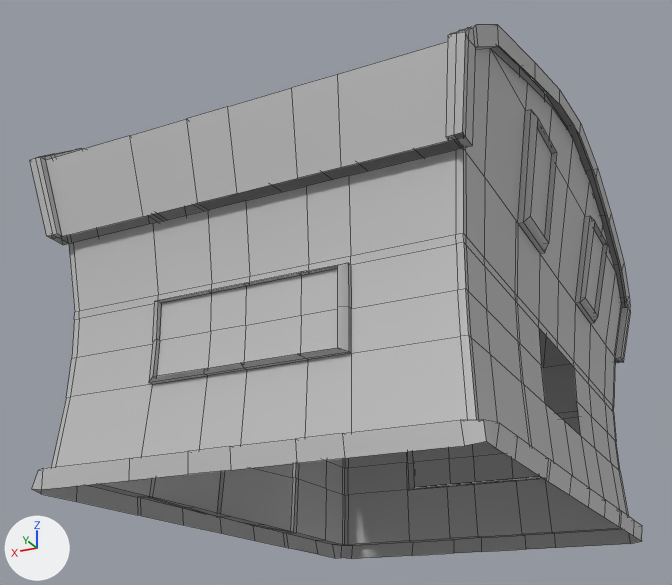
Two versions of the FBX model Assets/Models3D/Etable.fbx, one commit apart.
The view is the same before and after, from a 50 mm lens placed at (-3.94, 9.1, -1.21), pointed at (0.41, 0.4, 2.71). Lighting does not change. The marker at lower left points along +X, +Y and +Z. Mesh edges are drawn as thin lines. Where no turn or scale is listed for an object, it has been applied to the vertices. Vertices at the same position are counted once.

The scene before the commit, as lines of its bpy script (objects in view):
```python
me_mesh = bpy.data.meshes.new('Mesh')
me_mesh.from_pydata(...)  # 748 vertices, 685 faces; spans x -2.4..2.4, y -3.41..3.41, z 0.21..4.35
me_mesh.materials.append(mat_lambert1)  # grey #bcbcbc
# before: 36 (-1.91, 0.0, 1.06) at pixel (564, 420), 39 (-1.91, 0.0, 1.81) at pixel (557, 348), 46 (-1.91, 0.71, 1.06) at pixel (545, 403), 47 (-1.91, 0.72, 1.81) at pixel (538, 327), 51 (-1.91, -0.71, 1.06) at pixel (580, 435)
# before: 52 (-1.91, -0.72, 1.81) at pixel (574, 367), 558 (-1.9, 0.71, 1.44) at pixel (541, 365), 559 (-1.9, 0.0, 1.44), 560 (-1.9, -0.71, 1.44) at pixel (576, 401), 670 (-1.92, -0.72, 1.89) at pixel (573, 361)
# before: 671 (-1.92, 0.0, 1.89) at pixel (557, 341), 672 (-1.92, 0.72, 1.89) at pixel (538, 320)
ob_pcube3 = bpy.data.objects.new('pCube3', me_mesh)
ob_pcube3.location = (0.0, 0.0, 0.0)
```
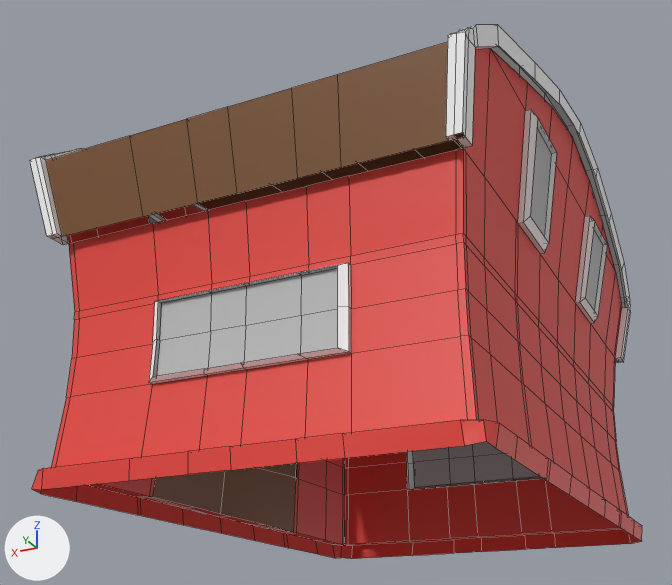
The edits, one by one:
Material 'Bordure' (mat_bordure) is new.
Its base color is (1.0, 1.0, 1.0) (white #ffffff).
Material 'Etable' (mat_etable) is new.
Its base color is (0.8, 0.0564, 0.0427) (red #e7433a).
Material 'Toit' (mat_toit) is new.
Its base color is (0.208, 0.0863, 0.0276) (brown #7e532e).
me_mesh is used by ob_pcube3; location (0.0, 0.0, 0.0).
Verts and faces of me_mesh; kept vertices keep their numbers, new ones are numbered from 748.
me_mesh had 748 vertices, 685 faces and spanned x -2.4..2.4, y -3.41..3.41, z 0.21..4.35.
me_mesh now has 762 vertices, 717 faces and spans x -2.4..2.4, y -3.41..3.41, z 0.21..4.35.
Part 1, on me_mesh:
14 vertices are added at x 1.89..1.9, y -1.51..1.48, z 1.8..1.88.
6 new faces join them, mat_toit (brown #7e532e).
20 new faces join them, mat_bordure (white #ffffff).
Part 2, on me_mesh:
Vertices deleted: 39 (with the faces that use them).
New vertex 756 is at (-1.92, 0.0, 1.81), pixel (557, 348).
New faces: (47, 756, 671, 672), (52, 670, 671, 756), (47, 558, 559, 756), (52, 756, 559, 560), (36, 559, 558, 46), (36, 51, 560, 559) (mat_etable (red #e7433a)).
me_mesh part 3: 112 faces spanning x -2.22..2.23, y -3.34..3.34, z 0.39..4.21 switch from mat_lambert1 (grey #bcbcbc) to mat_toit (brown #7e532e).
me_mesh part 4: 277 faces spanning x -2.4..2.4, y -3.41..3.41, z 1.06..4.35 switch from mat_lambert1 (grey #bcbcbc) to mat_bordure (white #ffffff).
me_mesh part 5: 259 faces spanning x -2.29..2.29, y -3.18..3.18, z 0.21..4.21 switch from mat_lambert1 (grey #bcbcbc) to mat_etable (red #e7433a).

Location of each change, (x1, y1, x2, y2) in pixels of the pictures (672 x 585 px):
part 1 of me_mesh, added (brown)
    after: (153, 463, 296, 532)
part 2 of me_mesh, built on
    before: (539, 321, 574, 367)
    after: (539, 321, 581, 436)
part 3 of me_mesh, recoloured (grey to brown)
    both: (46, 42, 464, 531)
part 4 of me_mesh, recoloured
    both: (30, 25, 631, 490)
part 5 of me_mesh, recoloured (grey to red)
    both: (32, 48, 642, 559)
